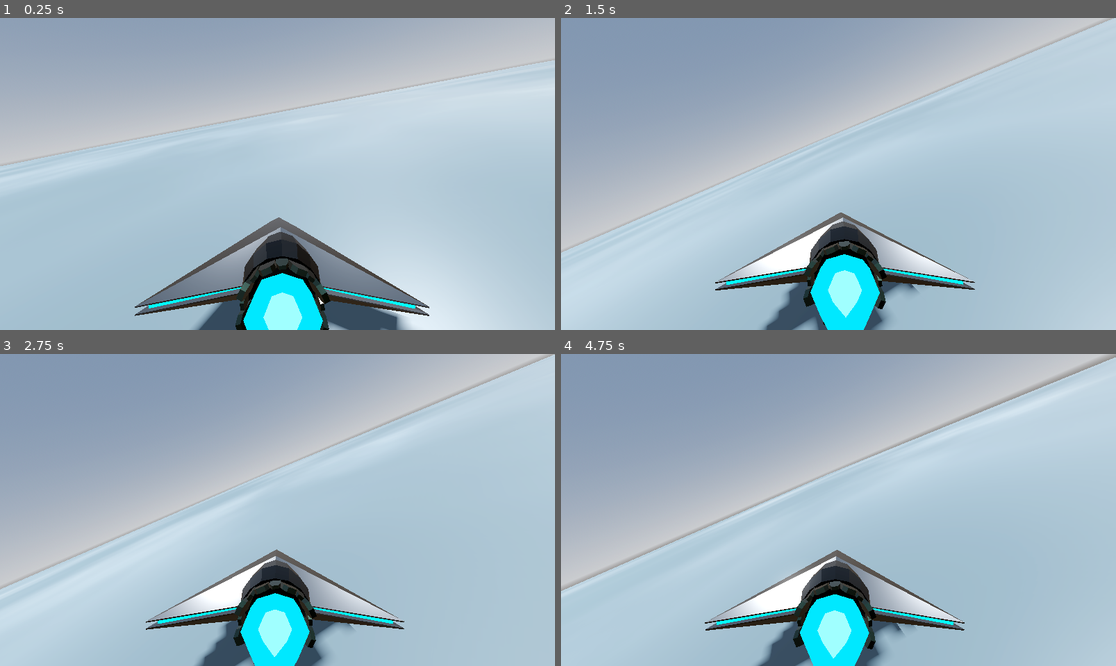
Above: before the commit, frames 1-4 (two rows, left to right).
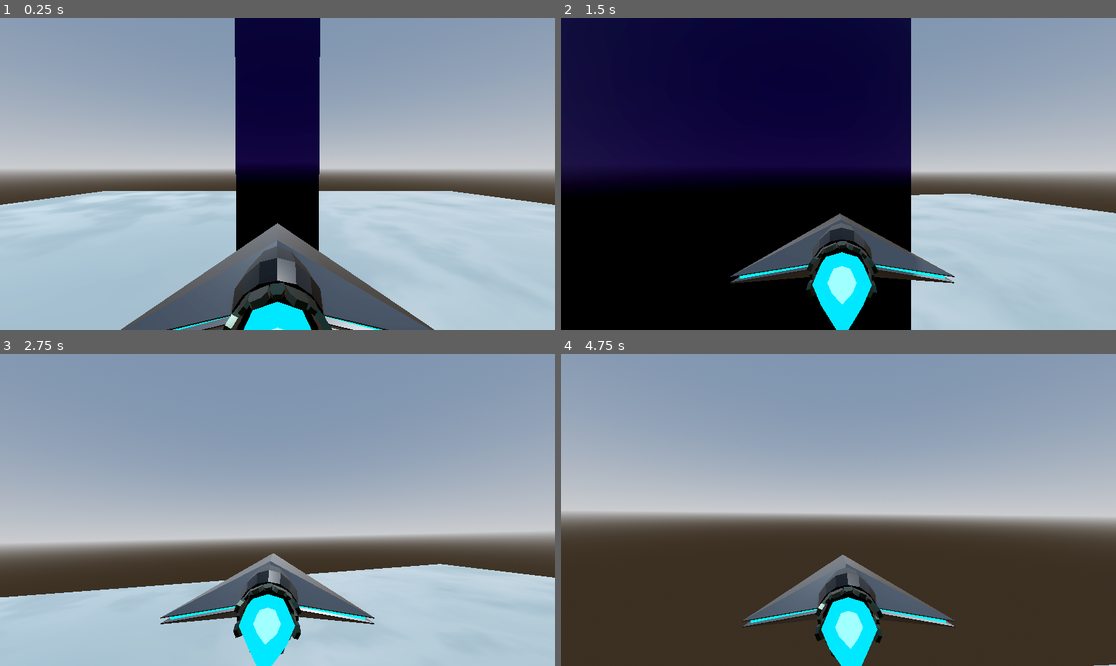
Above: after the commit, the same moments.

Repository: TristanCherrier/mcg-2026-groupe-4
Game: Godot game, scene res://main.tscn
Two runs of this game, one before a commit and one after it. Both use one fixed random seed, a clock stepped at 60 frames per second and the inputs below.
Inputs (mouse positions are in pixels of both pictures, inside the frame that each line leads up to):
- Up to frame 1 (0.25 s): no input
- Up to frame 2 (1.5 s): move the mouse to (866, 174) at 0.52 s; hold W (Ship_Thrust, bound only after the commit) from 0.53 s (still down); move the mouse to (810, 174) at 1.27 s
- Up to frame 3 (2.75 s): keep holding W (Ship_Thrust, bound only after the commit); move the mouse to (288, 503) at 2.02 s
- Up to frame 4 (4.75 s): keep holding W (Ship_Thrust, bound only after the commit); move the mouse to (832, 516) at 2.77 s; move the mouse to (877, 513) at 3.52 s; move the mouse to (794, 506) at 4.27 s

The runs differ from the first frame. In frame 1, 50% of the frame differs, in the area x 0-100%, y 0-100%; in frame 2, 81%; in frame 3, 47%; in frame 4, 70%.

Commit message:
ajout du controle d'avancee du vaisseau

Diff:
--- a/main.tscn
+++ b/main.tscn
@@ -53,6 +53,7 @@
 shape = SubResource("BoxShape3D_272bh")
 
 [node name="Ship" parent="." unique_id=50604899 instance=ExtResource("2_0xm2m")]
+transform = Transform3D(1, 0, 0, 0, 1, 0, 0, 0, 1, -1.9073486e-06, 12.645378, 17.842396)
 
 [node name="MeshInstance3D" type="MeshInstance3D" parent="." unique_id=997238360]
 transform = Transform3D(1, 0, 0, 0, 1, 0, 0, 0, 1, 0, 14.268544, 0)
--- a/project.godot
+++ b/project.godot
@@ -15,6 +15,15 @@
 config/features=PackedStringArray("4.6", "Forward Plus")
 config/icon="res://icon.svg"
 
+[input]
+
+Ship_Thrust={
+"deadzone": 0.2,
+"events": [Object(InputEventKey,"resource_local_to_scene":false,"resource_name":"","device":-1,"window_id":0,"alt_pressed":false,"shift_pressed":false,"ctrl_pressed":false,"meta_pressed":false,"pressed":false,"keycode":0,"physical_keycode":87,"key_label":0,"unicode":122,"location":0,"echo":false,"script":null)
+, Object(InputEventKey,"resource_local_to_scene":false,"resource_name":"","device":-1,"window_id":0,"alt_pressed":false,"shift_pressed":false,"ctrl_pressed":false,"meta_pressed":false,"pressed":false,"keycode":0,"physical_keycode":32,"key_label":0,"unicode":32,"location":0,"echo":false,"script":null)
+]
+}
+
 [physics]
 
 3d/physics_engine="Jolt Physics"
--- a/ship.gd
+++ b/ship.gd
@@ -12,7 +12,7 @@
 
 # Called when the node enters the scene tree for the first time.
 func _ready() -> void:
-	pass # Replace with function body.
+	print("Ship ready")
 
 func _integrate_forces(state : PhysicsDirectBodyState3D) -> void:
 	exhaust.basis = Basis.IDENTITY
@@ -28,7 +28,8 @@
 	rotY = 0
 	rotX = 0
 
-	apply_force(-exhaust.global_basis.z * thrust_force * mass * linear_damp, exhaust.position)
+	if Input.is_action_pressed("Ship_Thrust"):
+		apply_force(-exhaust.global_basis.z * thrust_force * mass * (linear_damp+1), exhaust.position)
 
 func _input(event):
 	if event is InputEventMouseMotion:
--- a/ship.tscn
+++ b/ship.tscn
@@ -12,8 +12,9 @@
 gravity_scale = 0.0
 center_of_mass_mode = 1
 center_of_mass = Vector3(0, 0, -0.4)
-linear_damp = 10.0
-angular_damp = 20.0
+can_sleep = false
+linear_damp = 2.0
+angular_damp = 4.0
 script = ExtResource("1_78o8j")
 exhaust = NodePath("exhaust")
 
